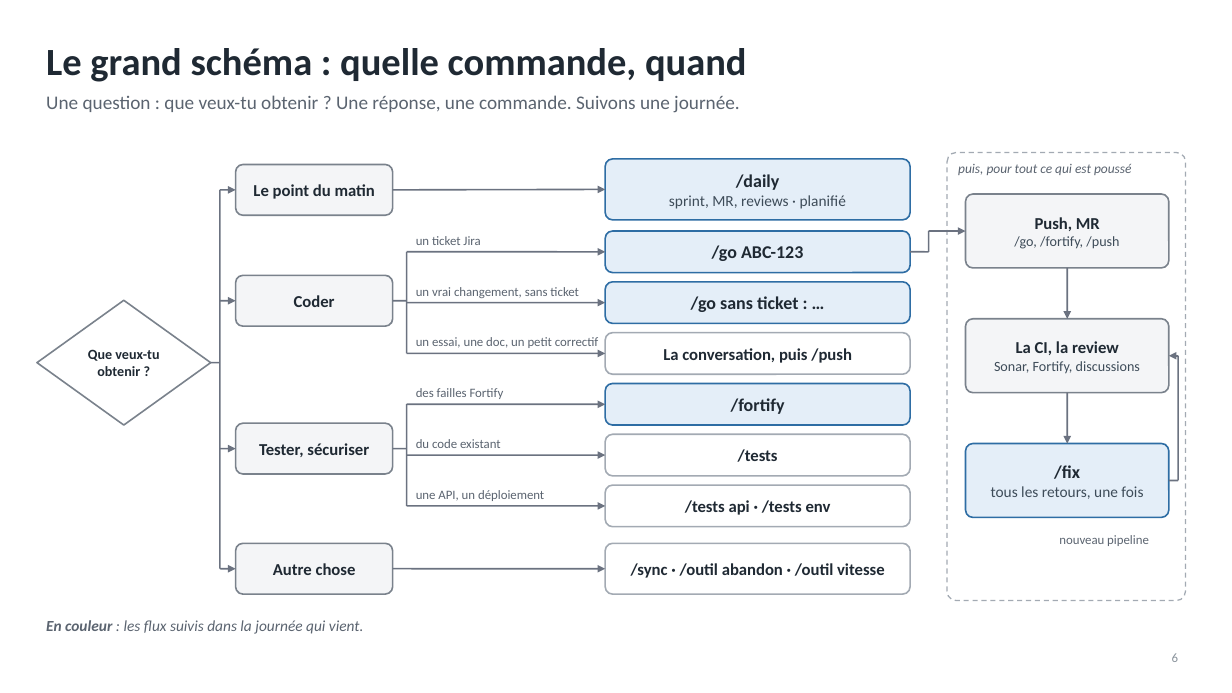
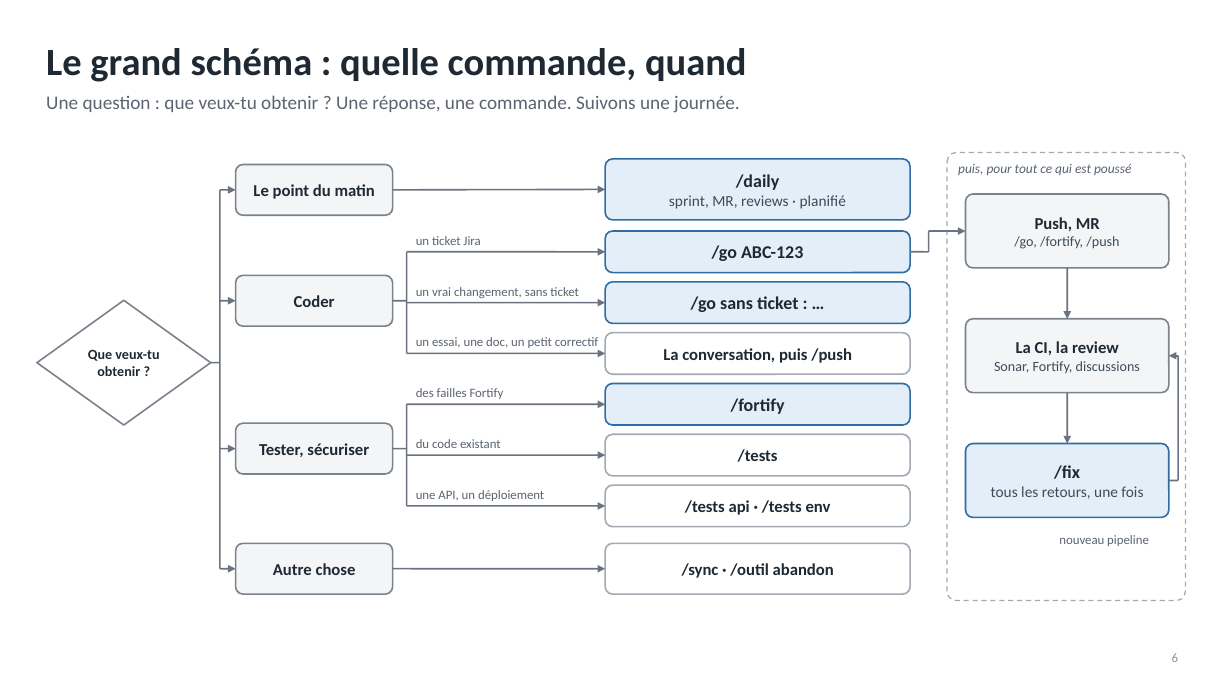
Before and after one commit to RabieDerouiche/OpenRDCode, a slide deck: slide 6 of opencode-v2/docs/presentation-tech-leads.pptx. Drawn at 1232x693 pixels with LibreOffice and Linux fonts; fonts in the diff are those of the drawing. Boxes give left, top, right and bottom in pixels: in the first picture for what was removed or moved away, otherwise in the second. Text is boxed around its words. In the diff, an @@ line names an element or a change of style, - is before the commit and + after.

```diff
--- a/opencode-v2/docs/presentation-tech-leads.pptx
+++ b/opencode-v2/docs/presentation-tech-leads.pptx
@@ text in rounded rectangle at box(682, 563, 834, 578): text changed @@
-/sync · /outil abandon · /outil vitesse
+/sync · /outil abandon
@@ text removed at box(46, 620, 363, 634) @@
-En couleur : les flux suivis dans la journée qui vient.
```
Also in this commit, not shown: 5 other slides changed, 1 slide added, 4 other files.
